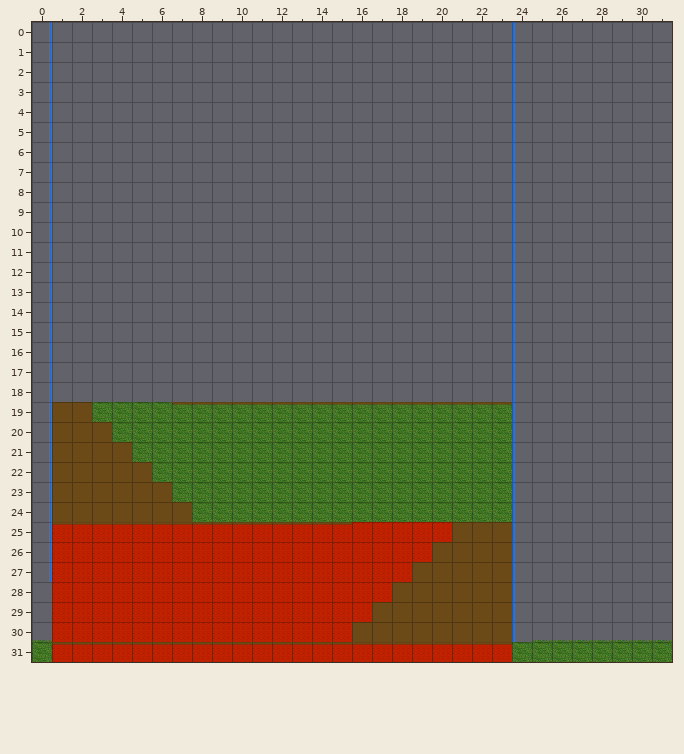
Two versions of a level (Tiled map (JSON), assets/maps/map.json). That is the earlier state.
Cells are 32x32 px. Shown: x 0..31, y 0..31.
The same view after the edit:
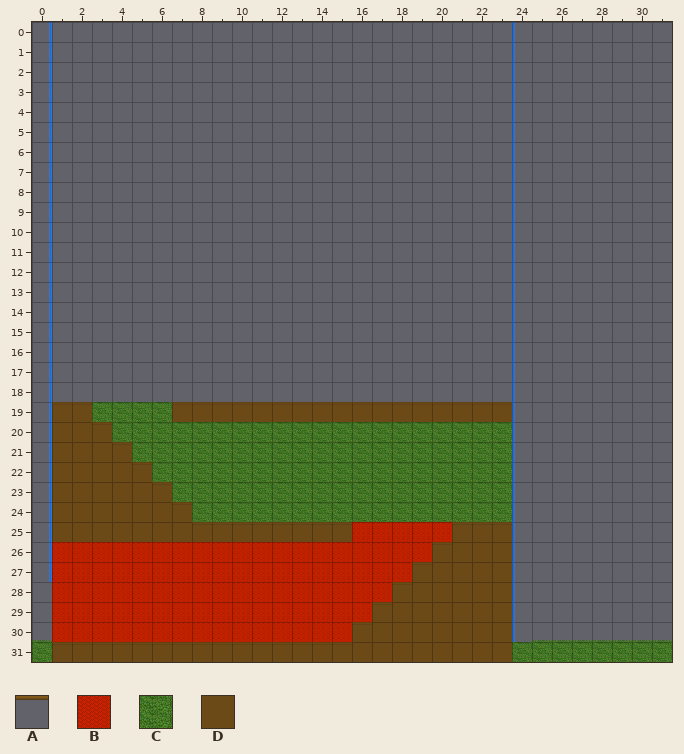
Key: from "tiles": A 0, B 11, C 13, D 17.
_ is an empty cell.
What changed:
Layer "Background Layer":
Tile B gives way to one hidden under a higher layer in row 25 at x 1 to 7.
The author put tile D in row 20 at x 3; in row 21 at x 4; in row 22 at x 5; in row 23 at x 6; in row 24 at x 7; in row 25 at x 21 to 22.
The author put tile D in row 26 at x 20; in row 27 at x 19; in row 28 at x 18; in row 29 at x 17.
Tile B becomes tile D in row 25 at x 8 to 15; in row 31 at x 1 to 15.
Tile C becomes tile D in row 19 at x 7 to 23.
The author put tile D in row 19 at x 1 to 2; in row 25 at x 23; in row 30 at x 16.
The author cleared tile B in row 31 at x 16 to 23.
Layer "Main Layer":
Tile D becomes tile A in row 19 at x 1 to 2; in row 20 at x 3; in row 21 at x 4; in row 22 at x 5; in row 23 at x 6; in row 24 at x 7.
Tile D becomes tile A in row 25 at x 21 to 23; in row 26 at x 20; in row 27 at x 19; in row 28 at x 18; in row 29 at x 17; in row 30 at x 16.
Tile A becomes tile D in row 25 at x 1 to 7; in row 31 at x 16 to 23.
Boxes around the changes in both pictures, in picture pixels (x1, y1, x2, y2):
changed: (52, 402, 512, 662)
